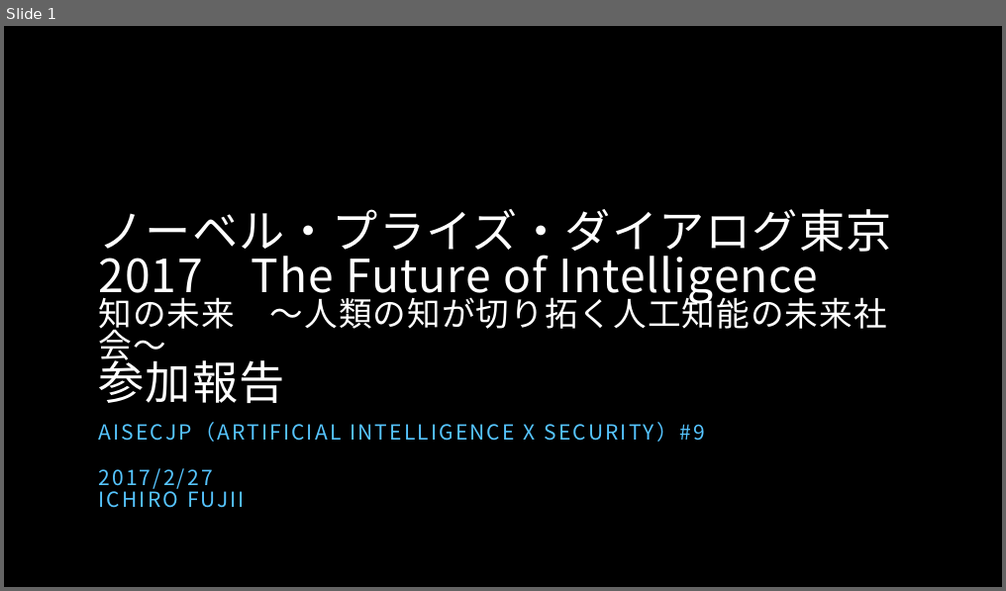
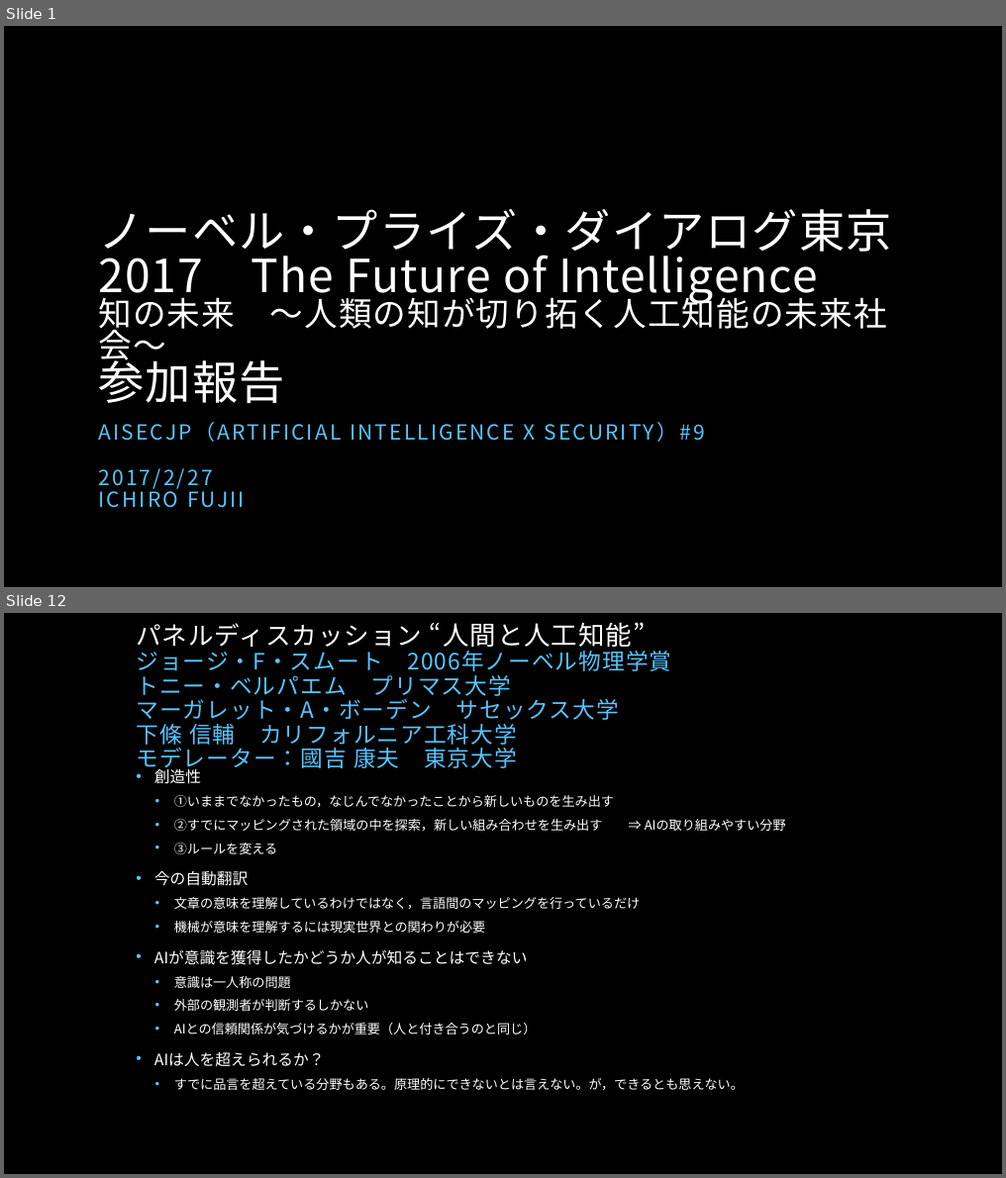
Before and after one commit to fujiichi/AISECjp9, a slide deck: AISECjp#9 LT Nobel Prize Dialogue Tokyo 2017.pptx. Shown one above the other, each under a label of ours: slide 1 before the commit, slides 1 and 12 after it; the slides between them are not shown. The pictures are 1006x591 and 1006x1178 pixels, drawn with LibreOffice and Linux fonts; fonts in the diff are those of the drawing; background and template pictures are left out. Boxes give left, top, right and bottom in pixels: in the first picture for what was removed or moved away, otherwise in the second. Text is boxed around its words. In the diff, an @@ line names an element or a change of style, - is before the commit and + after.

```diff
--- a/AISECjp#9 LT Nobel Prize Dialogue Tokyo 2017.pptx
+++ b/AISECjp#9 LT Nobel Prize Dialogue Tokyo 2017.pptx
@@ slide 12 added at box(4, 613, 1002, 1174), background picture (left out) @@
@@ title added at box(136, 622, 672, 772), 21.6 pt, text #56C5FF @@
+パネルディスカッション “人間と人工知能”
+ジョージ・F・スムート 2006年ノーベル物理学賞
+トニー・ベルパエム プリマス大学
+マーガレット・A・ボーデン サセックス大学
+下條 信輔 カリフォルニア工科大学
+モデレーター：國吉 康夫 東京大学
@@ text added at box(154, 768, 786, 1090), 12.5 pt, text #FFFFFF @@
+• 創造性
+  • ①いままでなかったもの，なじんでなかったことから新しいものを生み出す
+  • ②すでにマッピングされた領域の中を探索，新しい組み合わせを生み出す ⇒ AIの取り組みやすい分野
+  • ③ルールを変える
+• 今の自動翻訳
+  • 文章の意味を理解しているわけではなく，言語間のマッピングを行っているだけ
+  • 機械が意味を理解するには現実世界との関わりが必要
+• AIが意識を獲得したかどうか人が知ることはできない
+  • 意識は一人称の問題
+  • 外部の観測者が判断するしかない
+  • AIとの信頼関係が気づけるかが重要（人と付き合うのと同じ）
+• AIは人を超えられるか？
+  • すでに品言を超えている分野もある。原理的にできないとは言えない。が，できるとも思えない。
```
Also in this commit, not shown: 7 slides changed, 7 other slides added.
